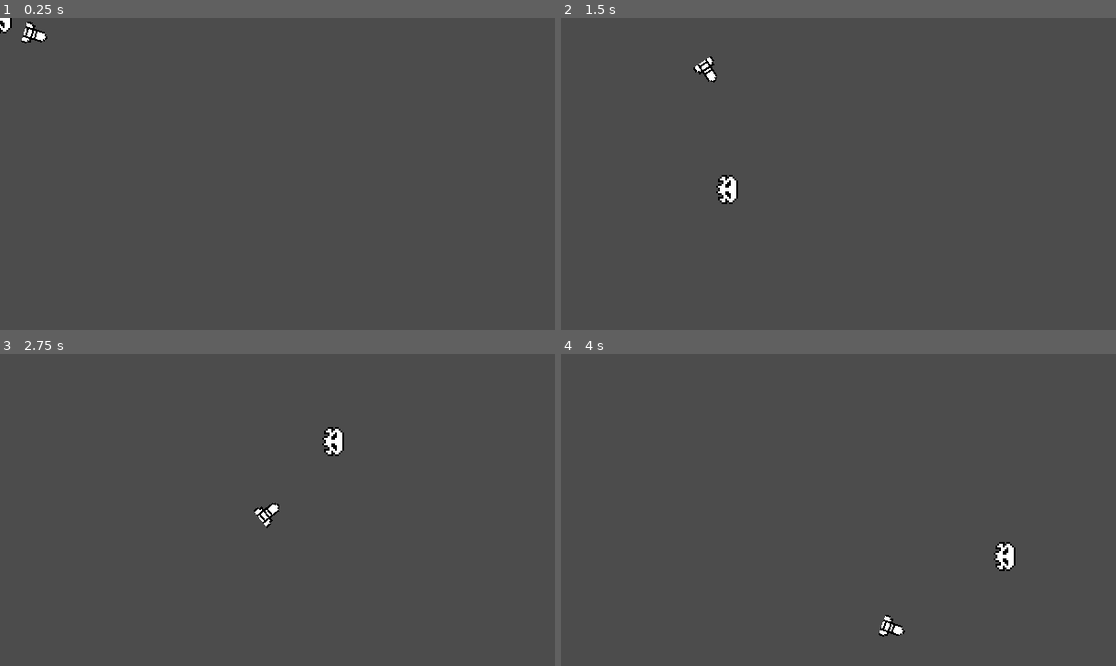
Above: before the commit, frames 1-4 (two rows, left to right).
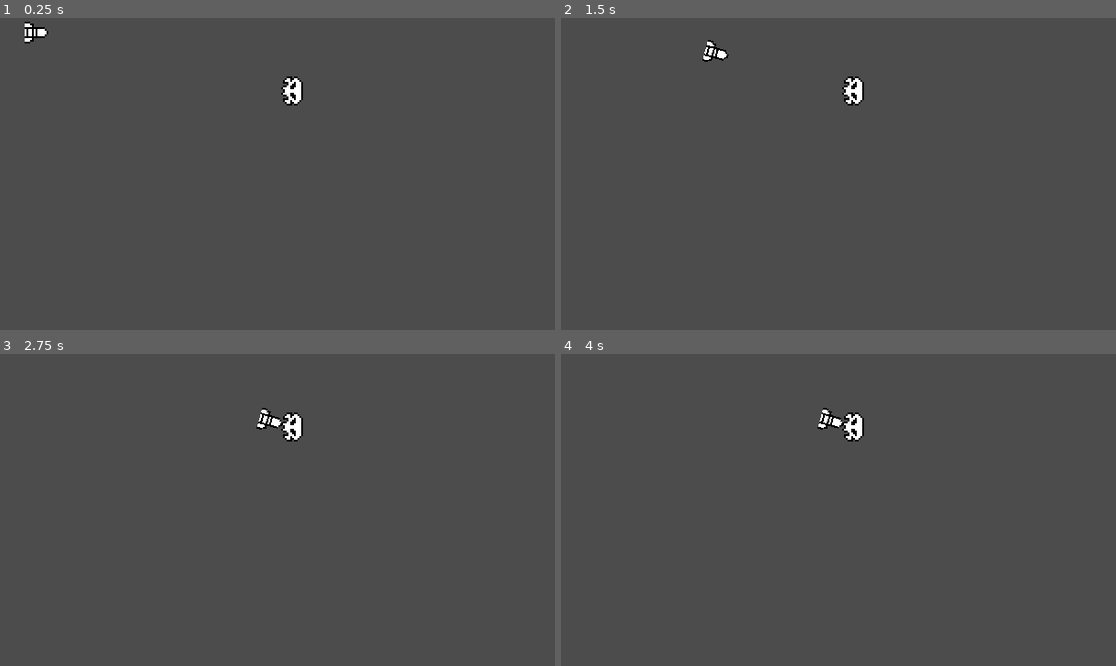
Above: after the commit, the same moments.

Repository: fguillen/FlyingCandies
Game: Godot game, scene res://SceneTest3.tscn
Two runs of this game, one before a commit and one after it. Both use one fixed random seed, a clock stepped at 60 frames per second and the inputs below. This scene is started directly instead of the project's main scene.
Inputs (mouse positions are in pixels of both pictures, inside the frame that each line leads up to):
- Up to frame 1 (0.25 s): no input
- Up to frame 2 (1.5 s): tap Enter (ui_accept) at 0.5, 0.77 s; move the mouse to (960, 158) at 0.52 s; hold Right (ui_right) from 0.53 s (still down); move the mouse to (727, 189) at 1.27 s
- Up to frame 3 (2.75 s): tap Enter (ui_accept) at 1.52 s; move the mouse to (333, 441) at 2.02 s; release Right (ui_right) at 2.03 s; hold Left (ui_left) from 2.03 s (still down)
- Up to frame 4 (4 s): move the mouse to (810, 572) at 2.77 s; release Left (ui_left) at 2.78 s; hold Right (ui_right) from 2.78 s (still down); tap Enter (ui_accept) at 3.02, 3.77 s; move the mouse to (1005, 556) at 3.52 s

The runs differ from the first frame. In frame 1, 0.5% of the frame differs, in the area x 0-55%, y 0-29%; in frame 2, 0.9%; in frame 3, 1.0%, in the area x 45-63%, y 17-56%; in frame 4, 1.0%.
Error after the commit: Invalid call. Nonexistent function 'get_hit' in base 'KinematicBody2D'. (res://ProjectileMissile.gd:24)

Commit message:
Missile finds closest enemey

Diff:
--- a/FollowMouse.gd
+++ b/FollowMouse.gd
@@ -1,5 +1,5 @@
-extends Sprite
+extends Node2D
 
 
 func _process(_delta):
-    global_position = get_viewport().get_mouse_position()
+	global_position = get_viewport().get_mouse_position()
--- a/ProjectileMissile.gd
+++ b/ProjectileMissile.gd
@@ -2,24 +2,34 @@
 extends ProjectileBase
 
 
-export(NodePath) var objective_path
-onready var objective: Node2D = get_node(objective_path)
-
-
+export(NodePath) var objective_path = null
 export(int) var direction_delta = 10
 export(float) var speed_delta = 10.0
 export(float) var speed_max = 40.0
 export(float) var speed_ini = 1.0
 
 
+onready var sensor := $Sensor
+
+
+var objective:Node2D = null
+var direction_ini = Vector2(1, 0)
+
+
 func _ready():
 	speed = speed_ini
+	direction = direction_ini
+	if(objective_path != null):
+		objective = get_node(objective_path)
 
 
 func _process(delta):
-	look_towards_objective(delta)
+	if(objective != null):
+		look_towards_objective(delta)
+	else:
+		find_closest_objective()
+
 	accelerate(delta)
-
 
 
 func look_towards_objective(delta):
@@ -34,3 +44,14 @@
 		return
 
 	speed = move_toward(speed, speed_max, speed_delta * delta)
+
+
+func find_closest_objective():
+	var nodes = sensor.get_overlapping_bodies()
+
+	if(nodes.size() != 0):
+		objective = nodes[0]
+
+		for node in nodes:
+			if((global_position - node.global_position) < (global_position - objective.global_position)):
+				objective = node
--- a/ProjectileMissile.tscn
+++ b/ProjectileMissile.tscn
@@ -6,11 +6,18 @@
 
 [node name="ProjectileMissile" instance=ExtResource( 1 )]
 script = ExtResource( 3 )
-objective_path = NodePath("")
-direction_delta = 10
-speed_delta = 10.0
-speed_max = 40.0
-speed_ini = 1.0
+objective_path = null
+direction_delta = 5
+speed_delta = 50.0
+speed_max = 100.0
+speed_ini = 10.0
 
 [node name="Sprite" parent="." index="0"]
 texture = ExtResource( 2 )
+
+[node name="Sensor" type="Area2D" parent="." index="3"]
+collision_layer = 0
+collision_mask = 4
+
+[node name="CollisionPolygon2D" type="CollisionPolygon2D" parent="Sensor" index="0"]
+polygon = PoolVector2Array( 0, 0, 16, -16, 120, -56, 120, 48, 16, 24 )
--- a/SceneTest3.tscn
+++ b/SceneTest3.tscn
@@ -2,21 +2,23 @@
 
 [ext_resource path="res://ProjectileMissile.tscn" type="PackedScene" id=1]
 [ext_resource path="res://Assets/Enemy.png" type="Texture" id=2]
-[ext_resource path="res://FollowMouse.gd" type="Script" id=3]
+
+[sub_resource type="CircleShape2D" id=1]
+radius = 8.0
 
 [node name="SceneTest3" type="Node2D"]
 
 [node name="ProjectileMissile" parent="." instance=ExtResource( 1 )]
 position = Vector2( 16, 8 )
-damage = 1
-speed = 300.0
-objective_path = NodePath("../Sprite")
-direction_delta = 5
-speed_delta = 50.0
-speed_max = 100.0
-speed_ini = 10.0
+objective_path = null
 
-[node name="Sprite" type="Sprite" parent="."]
-position = Vector2( 128, 56 )
+[node name="KinematicBody2D" type="KinematicBody2D" parent="."]
+position = Vector2( 160, 40 )
+collision_layer = 4
+collision_mask = 0
+
+[node name="Sprite" type="Sprite" parent="KinematicBody2D"]
 texture = ExtResource( 2 )
-script = ExtResource( 3 )
+
+[node name="CollisionShape2D" type="CollisionShape2D" parent="KinematicBody2D"]
+shape = SubResource( 1 )
